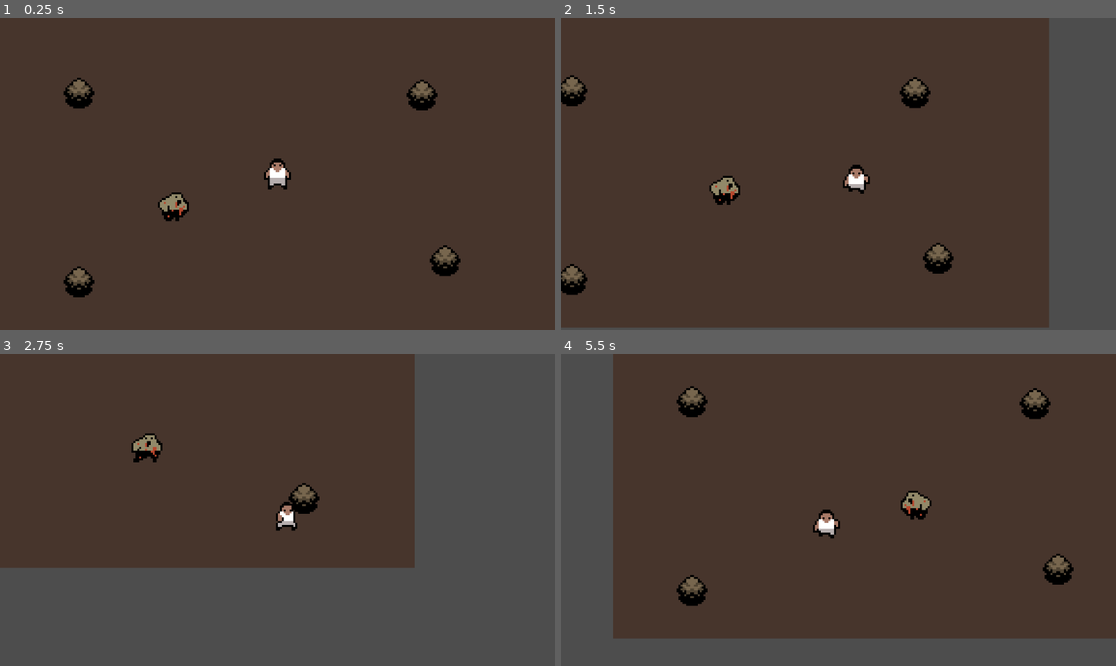
Above: before the commit, frames 1-4 (two rows, left to right).
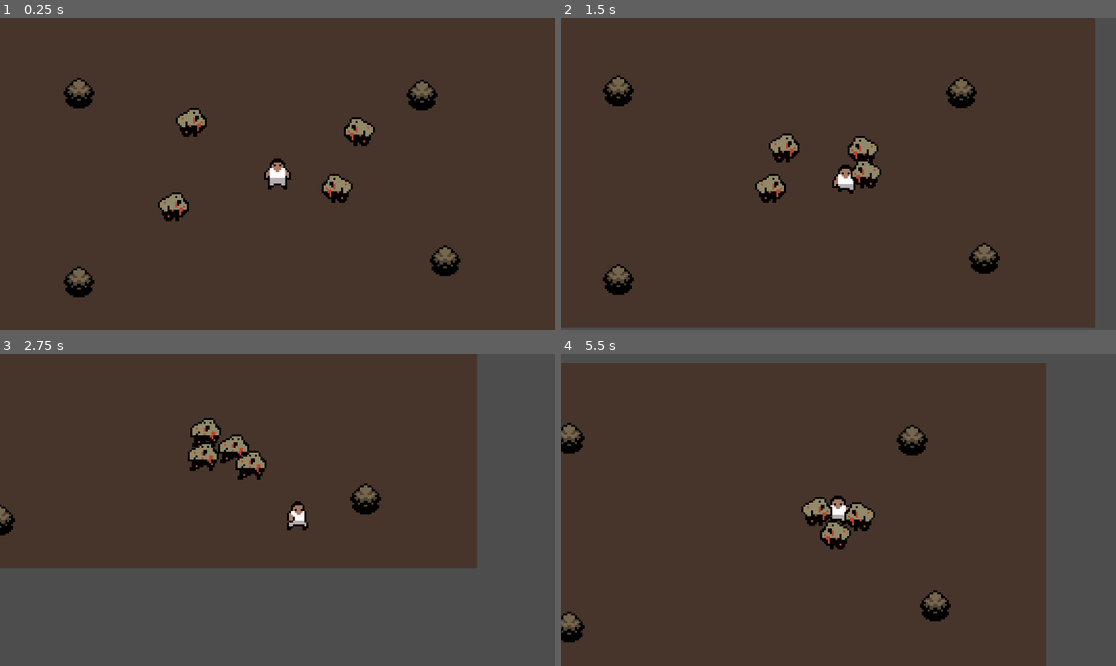
Above: after the commit, the same moments.

Repository: Liamthemannen/Project-2--Spel
Game: Godot game, scene res://Scen/main.tscn
The game is run twice, just before and just after one commit, with the same random seed, the same clock (stepped at 60 frames per second) and the same inputs.
Inputs:
- Up to frame 1 (0.25 s): no input
- Up to frame 2 (1.5 s): hold D (Go_right) 0.53-1.28 s; hold S (Go_down) from 1.28 s (still down)
- Up to frame 3 (2.75 s): release S (Go_down) at 2.03 s; hold D (Go_right) from 2.03 s (still down)
- Up to frame 4 (5.5 s): release D (Go_right) at 2.78 s; hold W (Go_Up) 2.78-3.53 s; hold A (Go_left) 3.53-5.03 s; hold S (Go_down) from 5.03 s (still down)

The runs differ from the first frame. In frame 1, 1.1% of the frame differs, in the area x 31-68%, y 28-60%; in frame 2, 13%; in frame 3, 11%; in frame 4, 33%, in the area x 0-100%, y 0-100%.

Commit message:
Update main

Diff:
--- a/Scen/main.tscn
+++ b/Scen/main.tscn
@@ -36,3 +36,12 @@
 
 [node name="Fiende" parent="." instance=ExtResource("3_6u201")]
 position = Vector2(-59, 19)
+
+[node name="Fiende2" parent="." instance=ExtResource("3_6u201")]
+position = Vector2(-49, -30)
+
+[node name="Fiende3" parent="." instance=ExtResource("3_6u201")]
+position = Vector2(49, -25)
+
+[node name="Fiende4" parent="." instance=ExtResource("3_6u201")]
+position = Vector2(38, 9)
